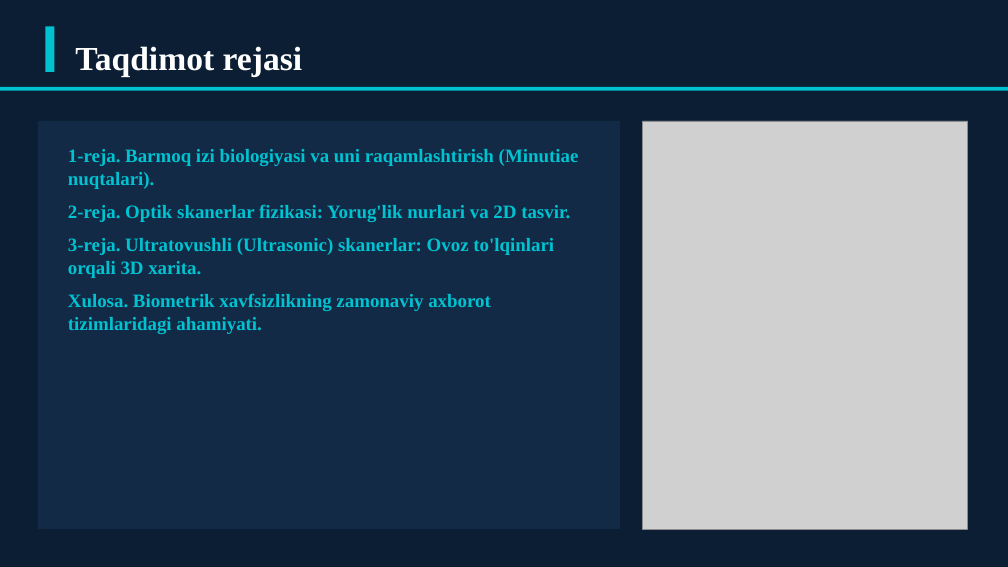
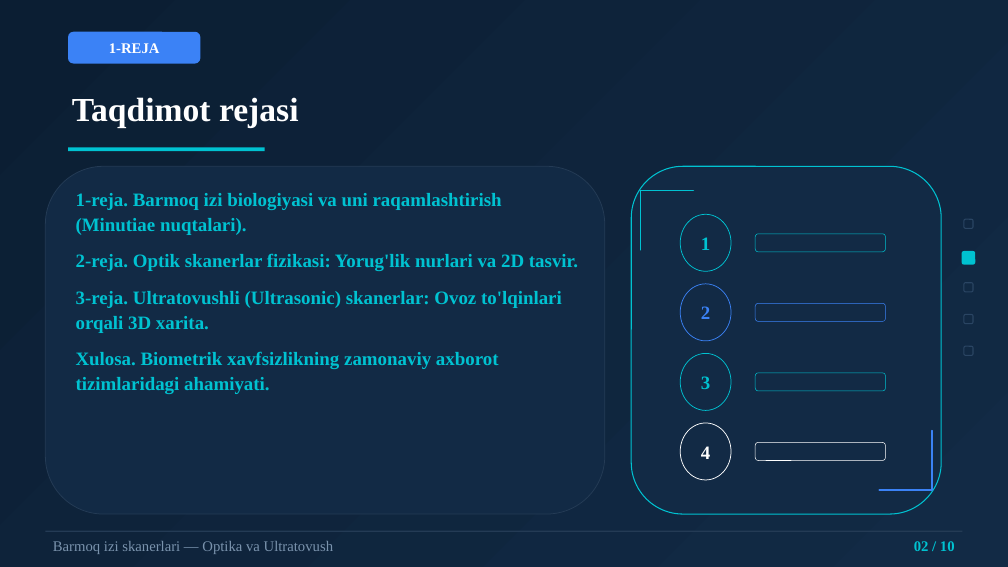
Before and after one commit to dasturland/kerak_taqdimot, a slide deck: slide 2 of barmoq_izi_skanerlari.pptx. Drawn at 1008x567 pixels with LibreOffice and Linux fonts; fonts in the diff are those of the drawing; grey boxes stand for pictures. Boxes give left, top, right and bottom in pixels: in the first picture for what was removed or moved away, otherwise in the second. Text is boxed around its words. In the diff, an @@ line names an element or a change of style, - is before the commit and + after.

```diff
--- a/barmoq_izi_skanerlari.pptx
+++ b/barmoq_izi_skanerlari.pptx
@@ rectangle added at box(0, 0, 1008, 567), fill gradient #0B1E33 to #122A45 @@
@@ rectangle removed at box(45, 26, 54, 72) @@
@@ rounded rectangle added at box(68, 32, 200, 64), fill #3B82F6 @@
@@ text added at box(109, 43, 160, 53), 14 pt, text #FFFFFF, bold @@
+1-REJA
@@ rectangle removed at box(0, 87, 1008, 91) @@
@@ text "Taqdimot rejasi": place and size @@
-text "Taqdimot rejasi" at box(75, 46, 303, 76)
+text "Taqdimot rejasi" at box(72, 97, 299, 128)
@@ text "Taqdimot rejasi" at box(72, 97, 299, 128): line spacing 1 to 1.04 @@
@@ rectangle added at box(68, 147, 265, 151), fill #00C2D1 @@
@@ picture removed at box(643, 121, 968, 529) @@
@@ rounded rectangle: place and size @@
-rounded rectangle at box(38, 121, 620, 529)
+rounded rectangle at box(45, 166, 605, 514)
@@ rounded rectangle at box(45, 166, 605, 514): rectangle to rounded rectangle; outline none to #243B55 0.75 pt @@
@@ text "1-reja. Barmoq izi biologiyasi va ...": place and size @@
-text "1-reja. Barmoq izi biologiyasi va ..." at box(68, 149, 579, 334)
+text "1-reja. Barmoq izi biologiyasi va ..." at box(76, 193, 578, 394)
@@ text "1-reja. Barmoq izi biologiyasi va ..." at box(76, 193, 578, 394): line spacing 1 to 1.1; more space between paragraphs @@
@@ rounded rectangle added at box(964, 219, 973, 228), outline #2A4563 1 pt @@
@@ rounded rectangle added at box(962, 251, 975, 265), fill #00C2D1 @@
@@ rounded rectangle added at box(964, 283, 973, 292), outline #2A4563 1 pt @@
@@ rounded rectangle added at box(964, 315, 973, 324), outline #2A4563 1 pt @@
@@ rounded rectangle added at box(964, 346, 973, 355), outline #2A4563 1 pt @@
@@ group added at box(631, 166, 941, 514): 5 rounded rectangles, 4 lines, 4 ellipses, 4 texts @@
+1
+2
+3
+4
@@ rectangle added at box(45, 531, 963, 532), fill #243B55 @@
@@ text added at box(53, 541, 333, 554), 14 pt, text #7A93AD @@
+Barmoq izi skanerlari — Optika va Ultratovush
@@ text added at box(914, 541, 955, 551), 14 pt, text #00C2D1, bold @@
+02 / 10
```
Also in this commit, not shown: 9 other slides changed, 4 other files.
